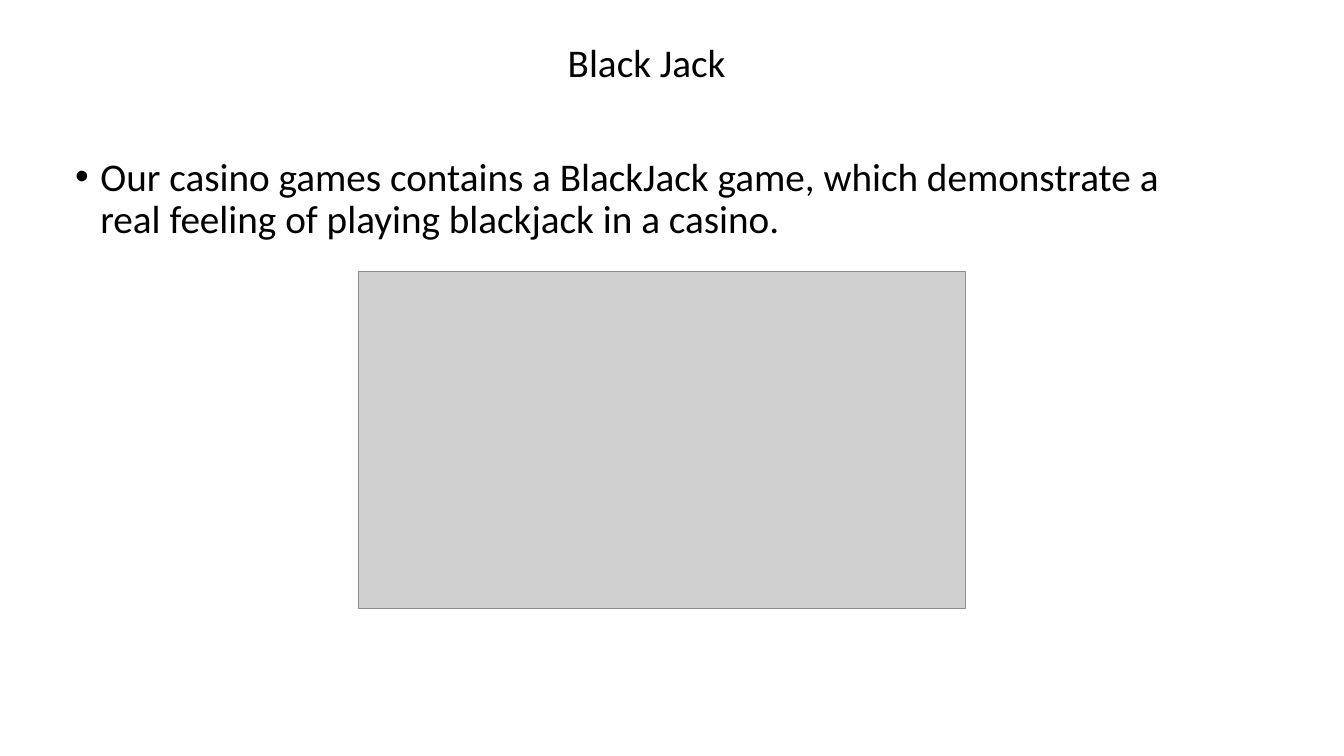
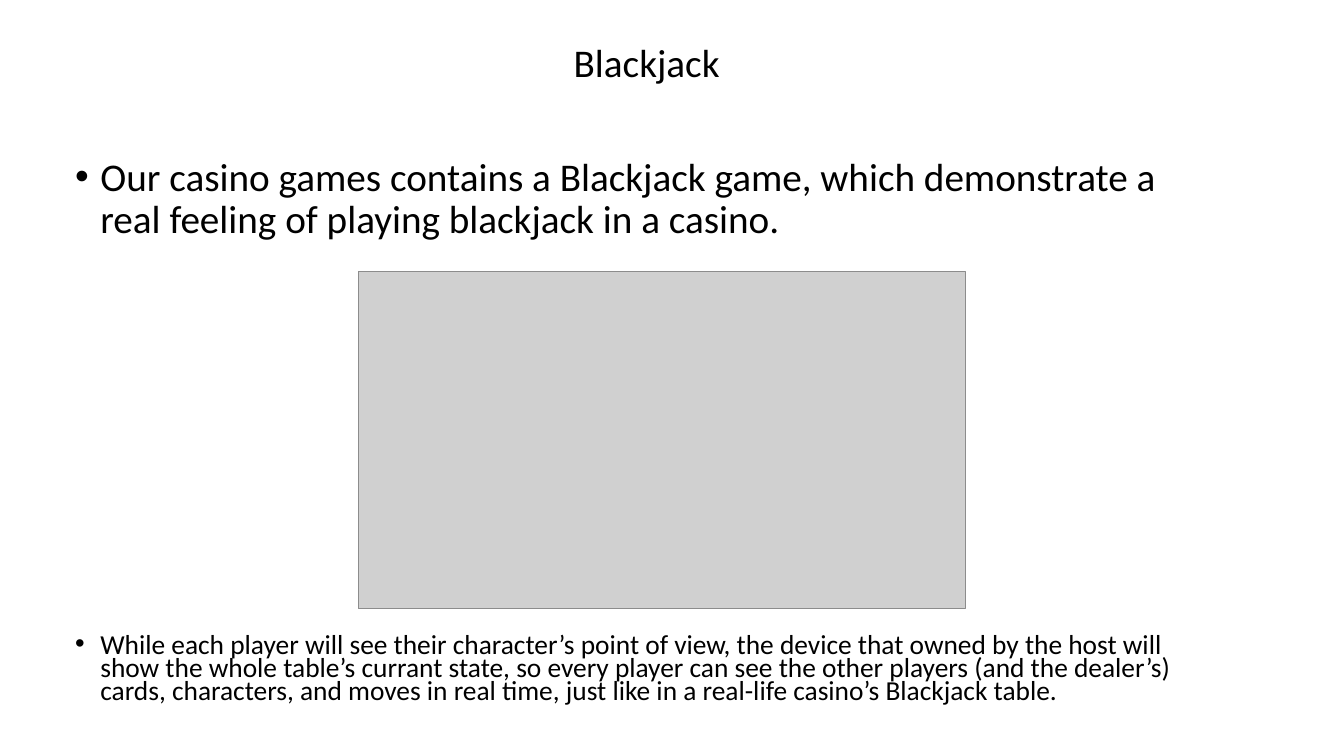
Before and after one commit to LizaSi/Casino-game, a slide deck: slide 5 of מצגת.pptx. Drawn at 1344x756 pixels with LibreOffice and Linux fonts; fonts in the diff are those of the drawing; grey boxes stand for pictures; background and template pictures are left out. Boxes give left, top, right and bottom in pixels: in the first picture for what was removed or moved away, otherwise in the second. Text is boxed around its words. In the diff, an @@ line names an element or a change of style, - is before the commit and + after.

```diff
--- a/מצגת.pptx
+++ b/מצגת.pptx
@@ text at (x1=574, y1=49, x2=720, y2=84): text changed @@
-Black Jack
+Blackjack
@@ text at (x1=100, y1=163, x2=1156, y2=240): text changed @@
-• Our casino games contains a BlackJack game, which demonstrate a real feeling of playing blackjack in a casino.
+• Our casino games contains a Blackjack game, which demonstrate a real feeling of playing blackjack in a casino.
@@ text "While each player will see ..." moved from (x1=66, y1=631, x2=1229, y2=700) to (x1=100, y1=635, x2=1170, y2=705) @@
@@ text at (x1=100, y1=635, x2=1170, y2=705): text added @@
+• While each player will see their character’s point of view, the device that owned by the host will show the whole table’s currant state, so every player can see the other players (and the dealer’s) cards, characters, and moves in real time, just like in a real-life casino’s Blackjack table.
```
Also in this commit, not shown: 1 other slide changed, 1 slide removed.
